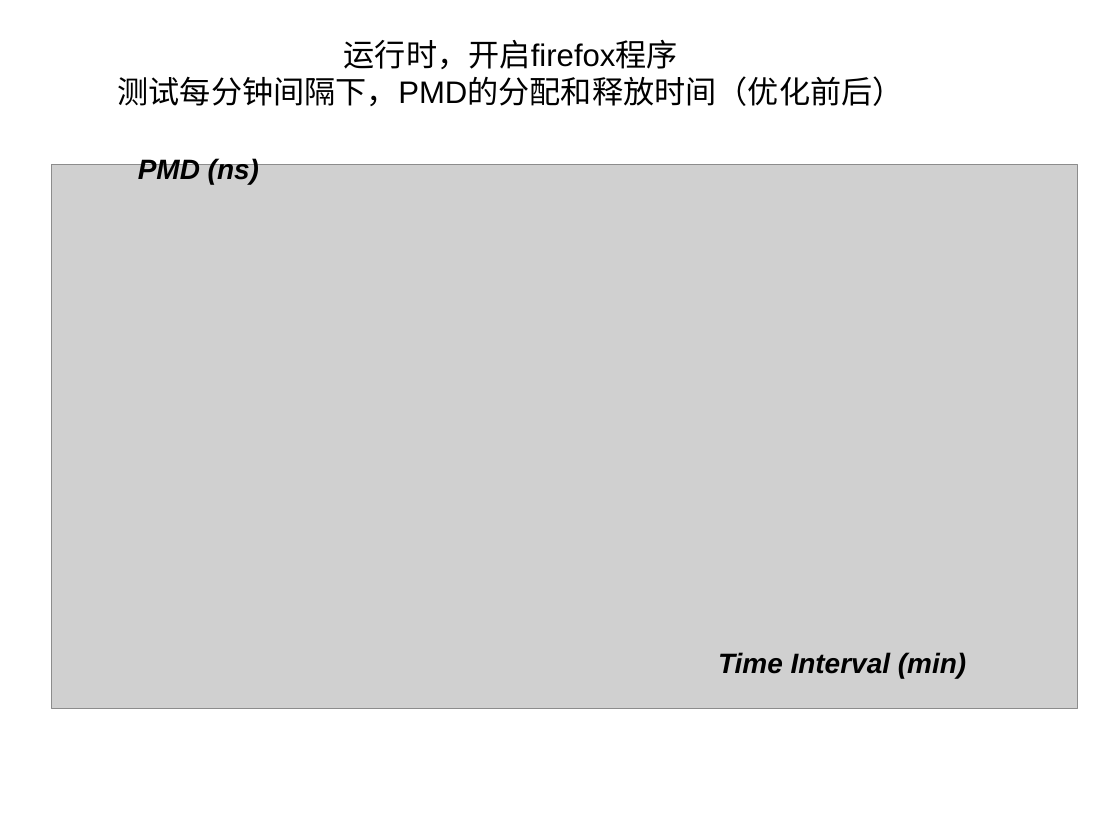
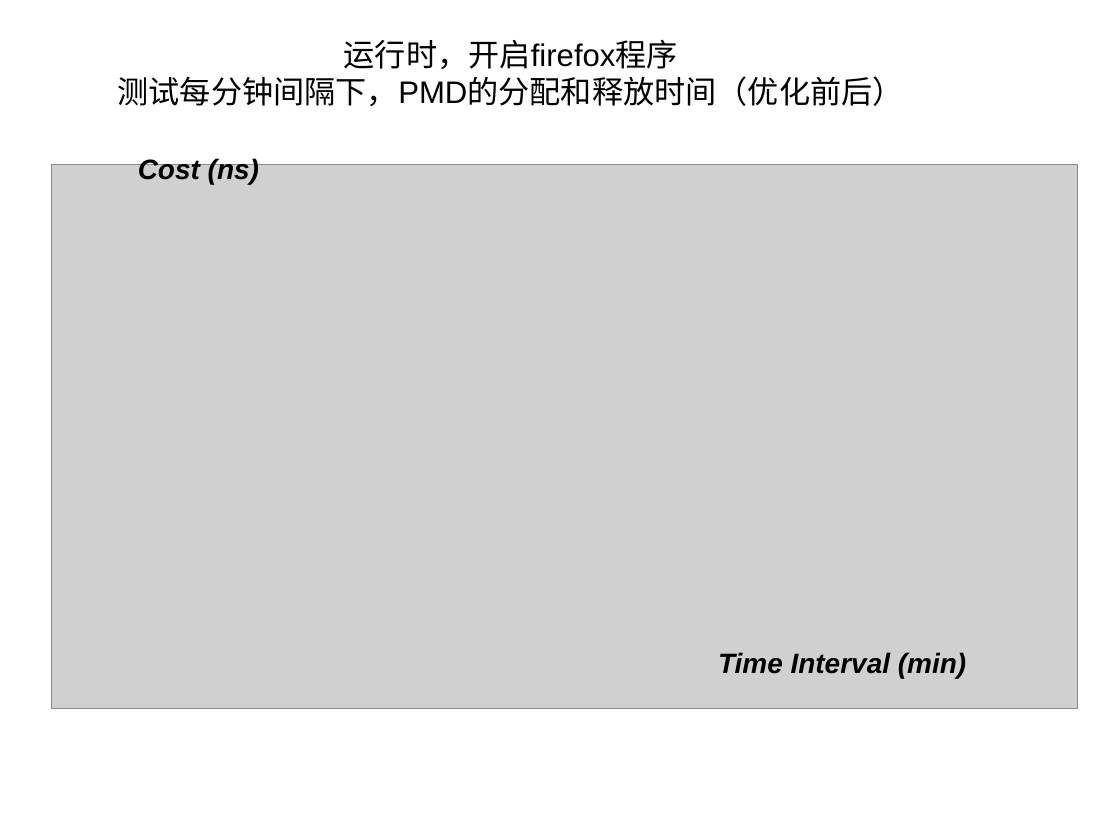
Before and after one commit to strongerwill/FastIO, a slide deck: slide 4 of doc/paper/image/micro/micro_benchmark.ppt (slide 3 before the commit). Drawn at 1120x840 pixels with LibreOffice and Linux fonts; fonts in the diff are those of the drawing; grey boxes stand for pictures. Boxes give left, top, right and bottom in pixels: in the first picture for what was removed or moved away, otherwise in the second. Text is boxed around its words. In the diff, an @@ line names an element or a change of style, - is before the commit and + after.

```diff
--- a/doc/paper/image/micro/micro_benchmark.ppt
+++ b/doc/paper/image/micro/micro_benchmark.ppt
@@ text at <box>138,157,259,184</box>: text changed @@
-PMD (ns)
+Cost (ns)
```
Also in this commit, not shown: 1 other slide changed, 3 slides added, 2 slides removed, 26 other files.
